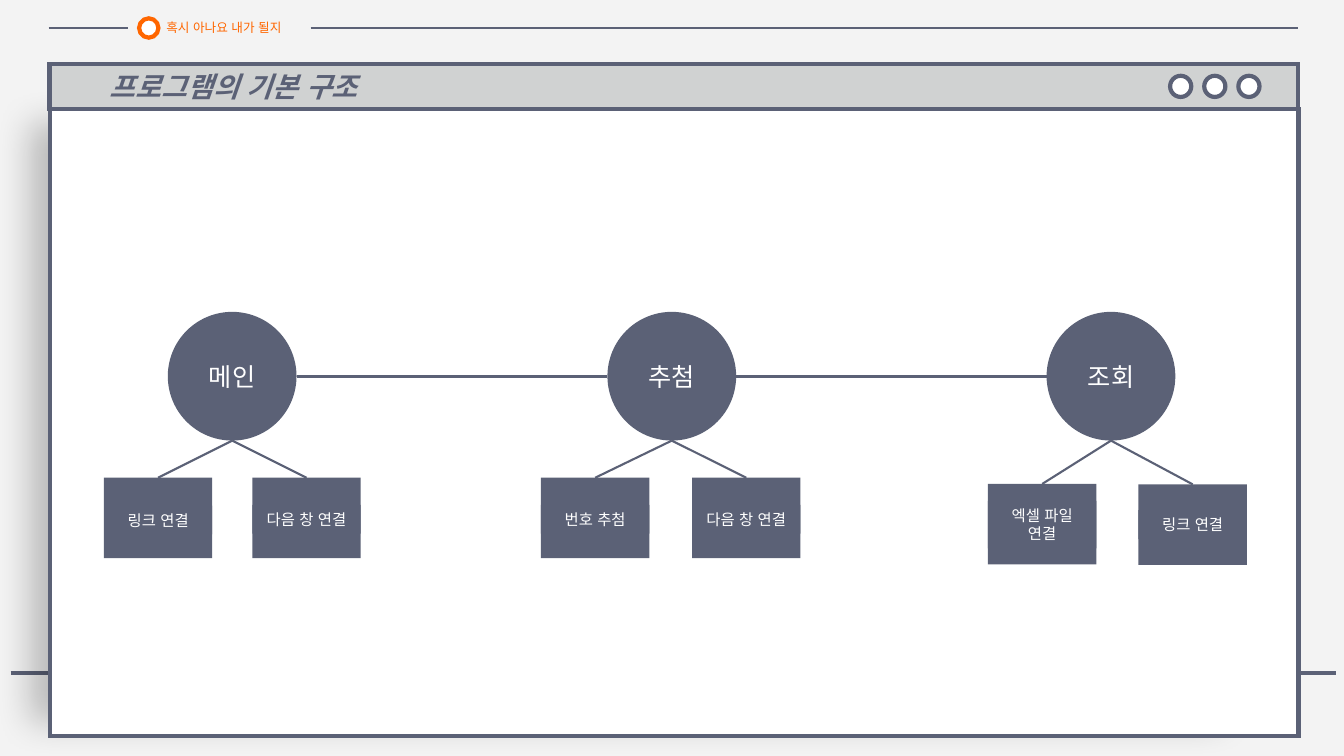
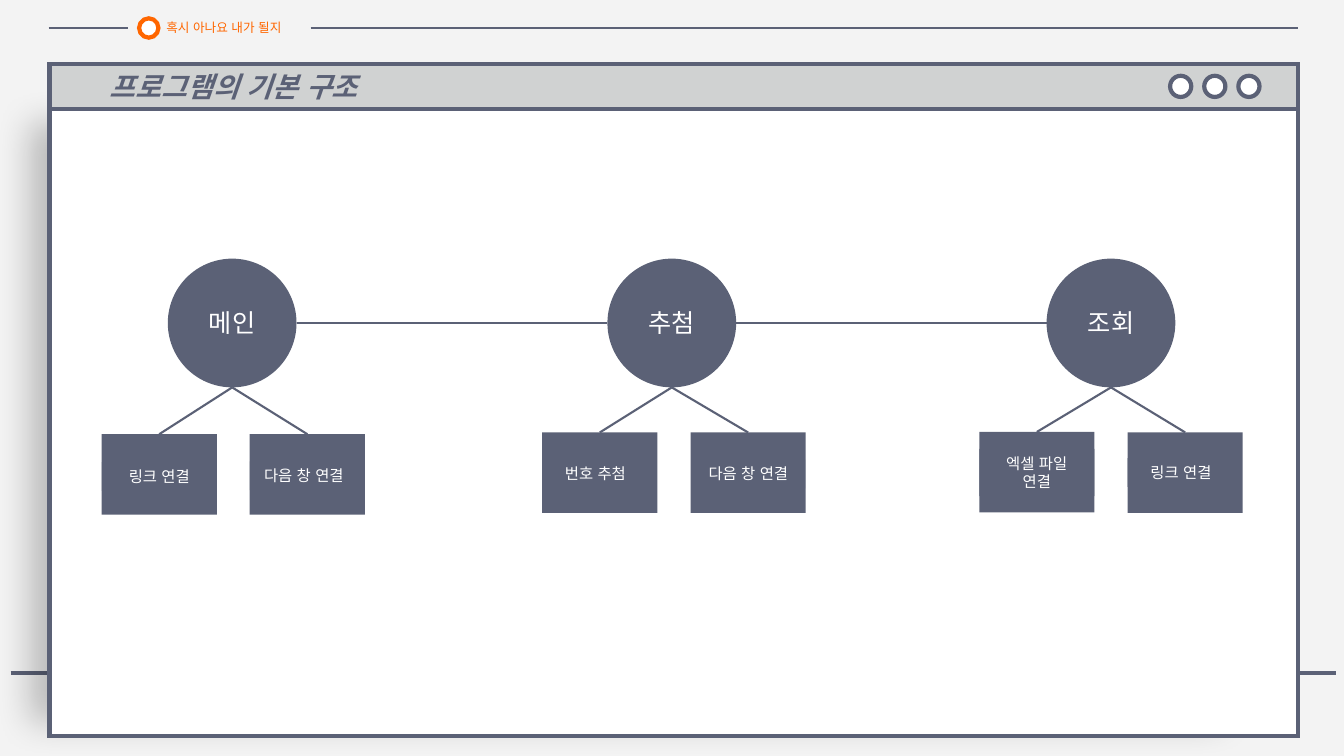
Before and after one commit to galaxy-light/201126-210604, a slide deck: slide 4 of 포트폴리오/로또 번호 추첨기/로또 번호 추첨기 - 양화영.pptx. Drawn at 1344x756 pixels with LibreOffice and Linux fonts; fonts in the diff are those of the drawing. Boxes give left, top, right and bottom in pixels: in the first picture for what was removed or moved away, otherwise in the second. Text is boxed around its words. In the diff, an @@ line names an element or a change of style, - is before the commit and + after.

```diff
--- a/포트폴리오/로또 번호 추첨기/로또 번호 추첨기 - 양화영.pptx
+++ b/포트폴리오/로또 번호 추첨기/로또 번호 추첨기 - 양화영.pptx
@@ 3 texts, 3 ellipses, 2 lines: place and size @@
-3 texts, 3 ellipses, 2 lines at (167,312,1176,441)
+3 texts, 3 ellipses, 2 lines at (167,259,1176,388)
@@ line moved from (158, 478) - (232, 441) to (159, 435) - (232, 387) @@
@@ line moved from (232, 441) - (307, 478) to (232, 387) - (308, 435) @@
@@ line moved from (671, 441) - (596, 478) to (671, 387) - (600, 433) @@
@@ line moved from (671, 441) - (746, 478) to (671, 387) - (748, 433) @@
@@ line moved from (1111, 441) - (1043, 484) to (1111, 387) - (1037, 433) @@
@@ line moved from (1111, 441) - (1193, 485) to (1111, 387) - (1186, 433) @@
@@ rectangle: place and size @@
-rectangle at (104,478,213,559)
+rectangle at (102,435,217,515)
@@ rectangle: place and size @@
-rectangle at (252,478,361,559)
+rectangle at (250,435,365,515)
@@ rectangle: place and size @@
-rectangle at (541,478,650,559)
+rectangle at (542,433,657,513)
@@ rectangle: place and size @@
-rectangle at (693,478,802,559)
+rectangle at (691,433,806,513)
@@ text "엑셀 파일" rewrapped from (988,501,1097,548) to (1006,456,1067,488) @@
@@ rectangle: place and size @@
-rectangle at (988,484,1097,565)
+rectangle at (980,433,1095,513)
@@ rectangle: place and size @@
-rectangle at (1139,485,1248,566)
+rectangle at (1128,433,1243,513)
@@ text "링크 연결": place and size @@
-text "링크 연결" at (128,513,188,527)
+text "링크 연결" at (129,469,189,483)
@@ text "다음 창 연결": place and size @@
-text "다음 창 연결" at (267,512,346,526)
+text "다음 창 연결" at (264,468,343,482)
@@ text "번호 추첨": place and size @@
-text "번호 추첨" at (565,512,625,526)
+text "번호 추첨" at (565,466,626,480)
@@ text "다음 창 연결": place and size @@
-text "다음 창 연결" at (706,512,786,526)
+text "다음 창 연결" at (709,466,788,480)
@@ text "링크 연결": place and size @@
-text "링크 연결" at (1162,517,1223,531)
+text "링크 연결" at (1150,465,1211,479)
```
Also in this commit, not shown: 3 other slides changed, 2 slides added, 8 other files.
